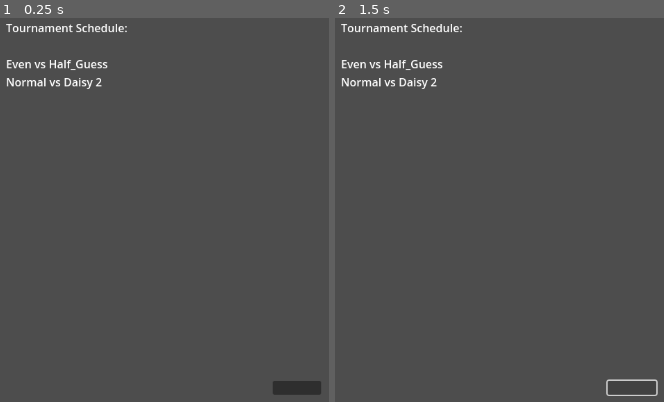
Above: before the commit, frames 1-2 (left to right).
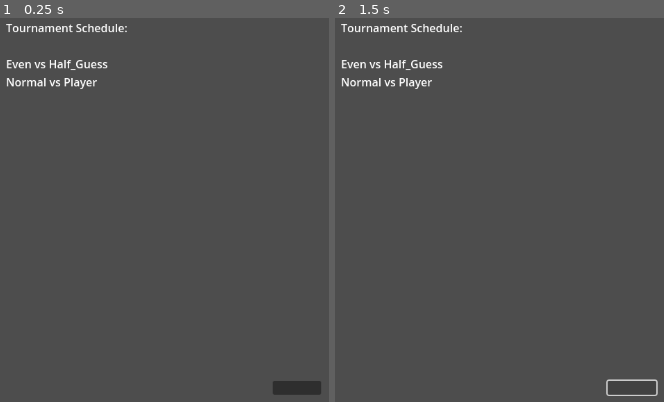
Above: after the commit, the same moments.

Repository: Quilfort/gameoff-2024
Game: Godot game, scene res://Scenes/tournament.tscn
The game is run twice, just before and just after one commit, with the same random seed, the same clock (stepped at 60 frames per second) and the same inputs.
Inputs (mouse positions are in pixels of both pictures, inside the frame that each line leads up to):
- Up to frame 1 (0.25 s): no input
- Up to frame 2 (1.5 s): click (631, 386) at 0.5 s; click (631, 386) at 1.25 s

The runs differ from the first frame. In frame 1, 0.2% of the frame differs, in the area x 20-32%, y 15-19%; in frame 2, 0.2%.

Commit message:
Quick update to PlayerData

Diff:
--- a/game-off-2024/Scripts/Singleton/player_data.gd
+++ b/game-off-2024/Scripts/Singleton/player_data.gd
@@ -1,3 +1,7 @@
 extends Node
 
-var player_name = "Daisy 2"
+var player = {
+	"id": 0,
+	"name": "Player",
+	"computer_strategy": "player"
+}
--- a/game-off-2024/Scripts/battle.gd
+++ b/game-off-2024/Scripts/battle.gd
@@ -103,7 +103,7 @@
 	get_tree().change_scene_to_file("res://Scenes/after_battle.tscn")
 
 func update_history_display():
-	var player_history_text = PlayerData.player_name + " Guesses:\n"
+	var player_history_text = PlayerData.player.name + " Guesses:\n"
 	for guess_info in player_guess_history:
 		player_history_text += str(guess_info.guess) + " - " + guess_info.result + "\n"
 
@@ -143,7 +143,7 @@
 	update_history_display()
 
 	if guess == computer_number:
-		finish_game(computer_number, PlayerData.player_name)
+		finish_game(computer_number, PlayerData.player.name)
 
 	is_player_turn = false
 	$InstructionLabel.text = "Computer will guess in 2 seconds..."
--- a/game-off-2024/Scripts/tournament_schema.gd
+++ b/game-off-2024/Scripts/tournament_schema.gd
@@ -3,7 +3,6 @@
 var MAX_PLAYERS = GameData.MAX_PLAYERS
 var computer_opponents = []
 var upcoming_matches = []
-var player = {"id": 0, "name": PlayerData.player_name, "computer_strategy": "player"}
 
 func _ready():
 	# Check if the draft has already been completed
@@ -32,7 +31,7 @@
 
 	# Add the player to the list
 	var participants = computer_opponents.duplicate()
-	participants.append(player)
+	participants.append(PlayerData.player)
 
 	# Randomize and pair participants
 	var pairings = create_duos(participants)
@@ -73,7 +72,7 @@
 		print("Match:", pairing)
 		var winner = null
 		# Check if the Player is in team1 or team2 of the current pairing
-		if pairing.team1.id == 0 || pairing.team2.id == 0:
+		if pairing.team1 == PlayerData.player || pairing.team2 == PlayerData.player:
 			print("Player is in team")
 			if randi() % 2 == 0:
 				winner = pairing.team1  # team1 wins
